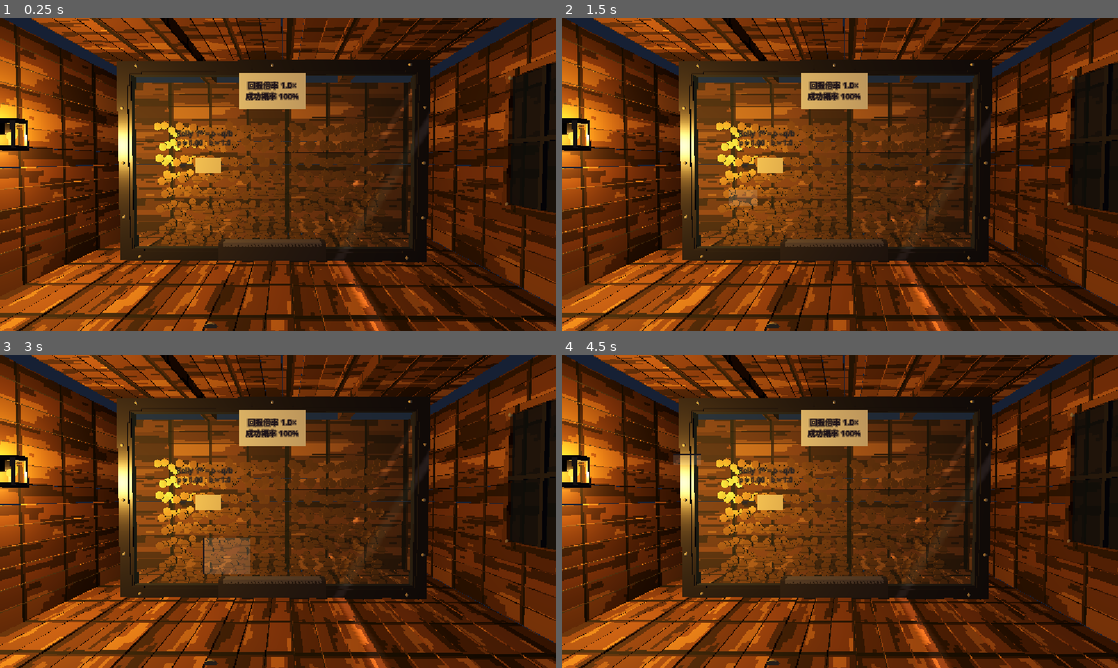
Above: before the commit, frames 1-4 (two rows, left to right).
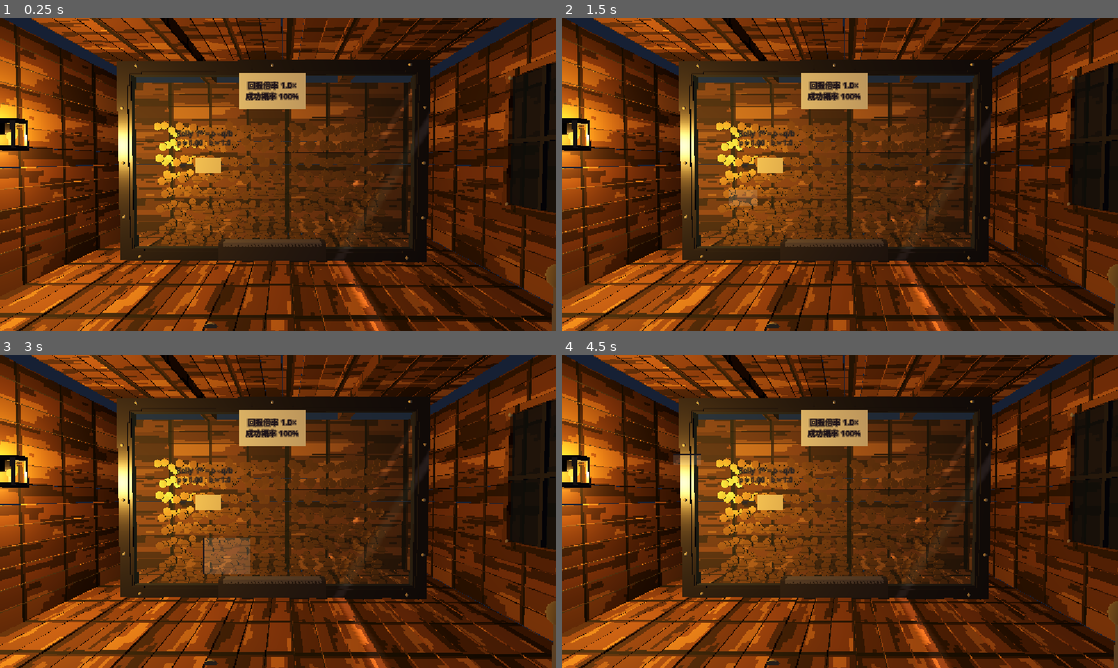
Above: after the commit, the same moments.

Repository: FFFpr/Ember-in-the-Night
Game: Godot game, scene res://art_style_demo/07_kelly_room/kelly_room.tscn
Two runs of this game, one before a commit and one after it. Both use one fixed random seed, a clock stepped at 60 frames per second and the inputs below. This scene is started directly instead of the project's main scene.
Inputs (mouse positions are in pixels of both pictures, inside the frame that each line leads up to):
- Up to frame 1 (0.25 s): no input
- Up to frame 2 (1.5 s): tap Enter at 0.5 s; move the mouse to (962, 158) at 0.52 s; press the mouse at (962, 158) at 0.53 s; release the mouse at (962, 158) at 1.25 s; tap Space at 1.25 s; drag from (728, 190) to (812, 237) at 1.27 s
- Up to frame 3 (3 s): move the mouse to (333, 442) at 2.02 s; press the mouse at (333, 442) at 2.03 s; release the mouse at (333, 442) at 2.75 s; tap Enter at 2.75 s; drag from (250, 574) to (111, 464) at 2.77 s
- Up to frame 4 (4.5 s): move the mouse to (1006, 558) at 3.52 s; press the mouse at (1006, 558) at 3.53 s; release the mouse at (1006, 558) at 4.25 s; tap Space at 4.25 s; drag from (673, 464) to (756, 433) at 4.27 s

The runs differ from the first frame. In frame 1, 0.2% of the frame differs, in the area x 98-100%, y 78-100%; in frame 2, 0.2%; in frame 3, 0.2%; in frame 4, 0.2%.

Commit message:
Keep the coin box and lever inside the idle camera frame
The 64x64 lever side view sat off the right edge; sit the pair in the
lower-right like the sample so the pulled-down frame can be seen.

Co-authored-by: 544205300 <544205300@qq.com>

Diff:
--- a/art_style_demo/07_kelly_room/kelly_room.gd
+++ b/art_style_demo/07_kelly_room/kelly_room.gd
@@ -469,7 +469,7 @@
 
 func _make_box() -> void:
 	_box = Node3D.new()
-	_box.position = Vector3(1.38, 0.0, 0.42)
+	_box.position = Vector3(0.98, 0.0, 0.55)
 	add_child(_box)
 	var box_tex := Assets.tex_prefer(Assets.COIN_BOX_SIDE, Assets.COIN_BOX)
 	if box_tex == null:
@@ -493,7 +493,7 @@
 
 
 func _make_lever() -> void:
-	var lever_pos := Vector3(1.88, FLOOR_Y, 0.52)
+	var lever_pos := Vector3(1.42, FLOOR_Y, 0.58)
 	var base := _box_mesh(Vector3(0.18, 0.12, 0.18), METAL_D, Vector3(lever_pos.x, 0.06, lever_pos.z))
 	add_child(base)
 	_lever_arm = Node3D.new()
